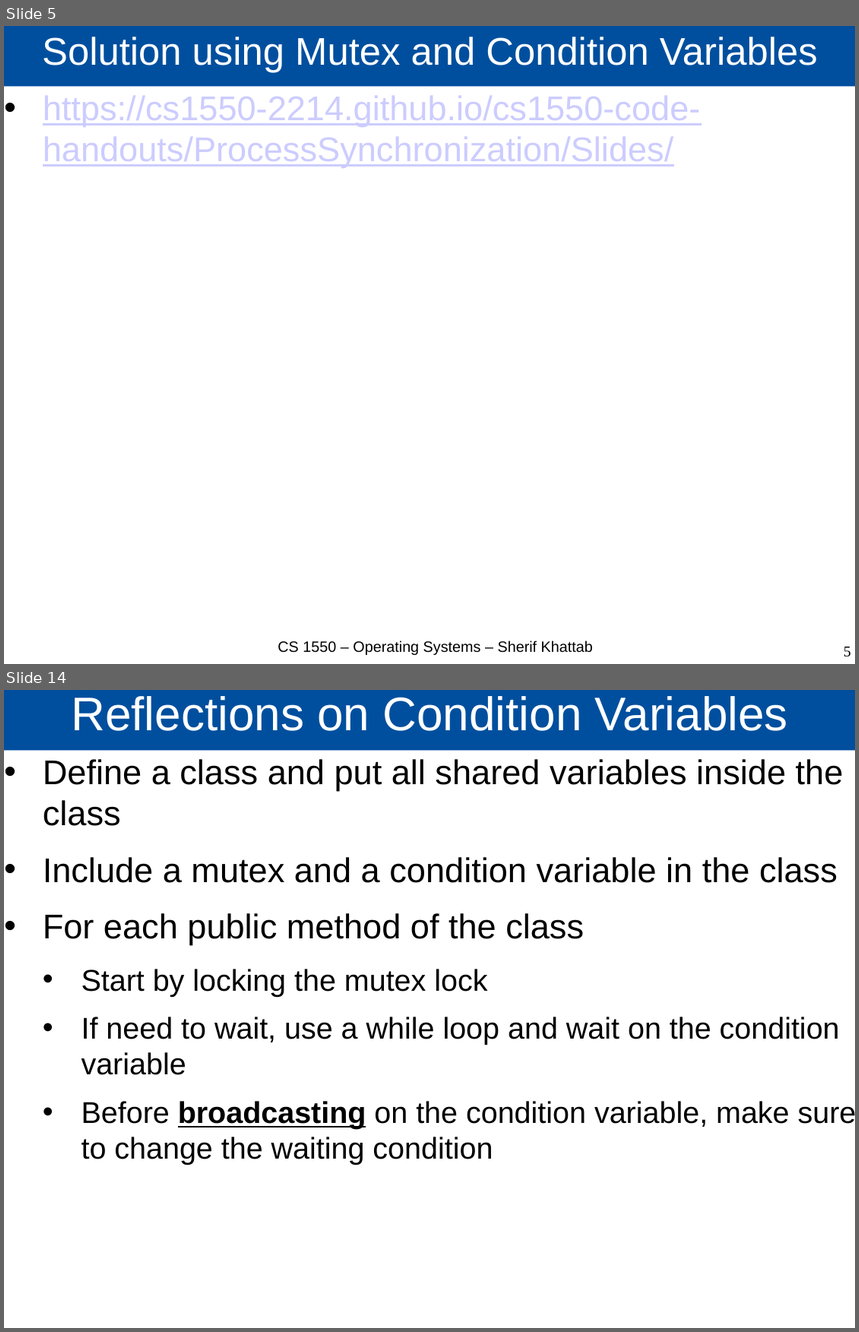
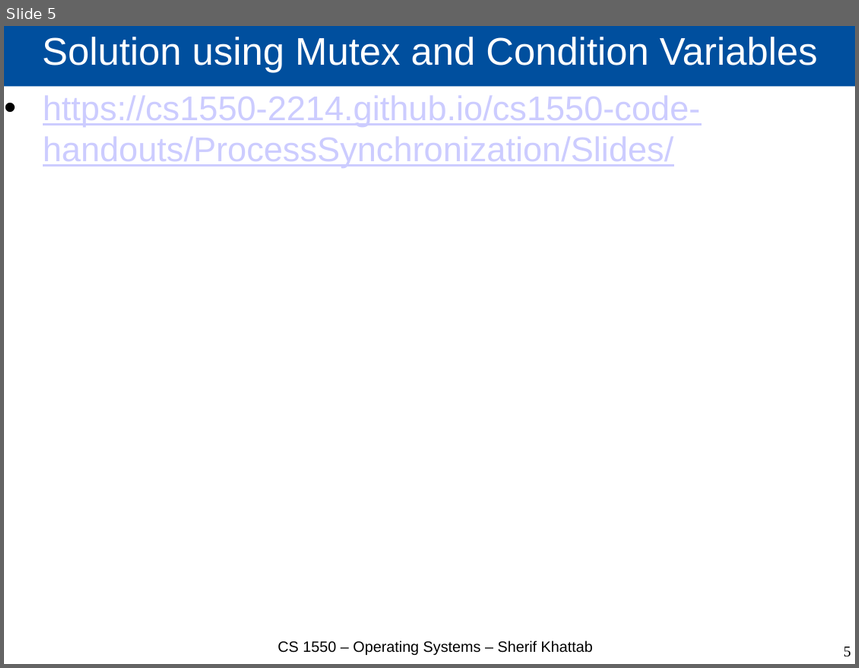
Before and after one commit to cs1550-2244/cs1550-code-handouts, a slide deck: DraftSlides/Lecture12.pptx. Shown one above the other, each under a label of ours: slides 5 and 14 before the commit, slide 5 after it; the slides between them are not shown. The pictures are 859x1332 and 859x668 pixels, drawn with LibreOffice and Linux fonts; fonts in the diff are those of the drawing. Boxes give left, top, right and bottom in pixels: in the first picture for what was removed or moved away, otherwise in the second. Text is boxed around its words. In the diff, an @@ line names an element or a change of style, - is before the commit and + after.

```diff
--- a/DraftSlides/Lecture12.pptx
+++ b/DraftSlides/Lecture12.pptx
@@ slide 14 removed at (4, 690, 855, 1328), background #FFFFFF @@
@@ title removed at (4, 690, 855, 751) @@
-Reflections on Condition Variables
@@ text removed at (43, 759, 855, 1165) @@
-• Define a class and put all shared variables inside the class
-• Include a mutex and a condition variable in the class
-• For each public method of the class
-  • Start by locking the mutex lock
-  • If need to wait, use a while loop and wait on the condition variable
-  • Before broadcasting on the condition variable, make sure to change the waiting condition
```
Also in this commit, not shown: 1 slide changed, 47 other slides removed, 3 other files.
